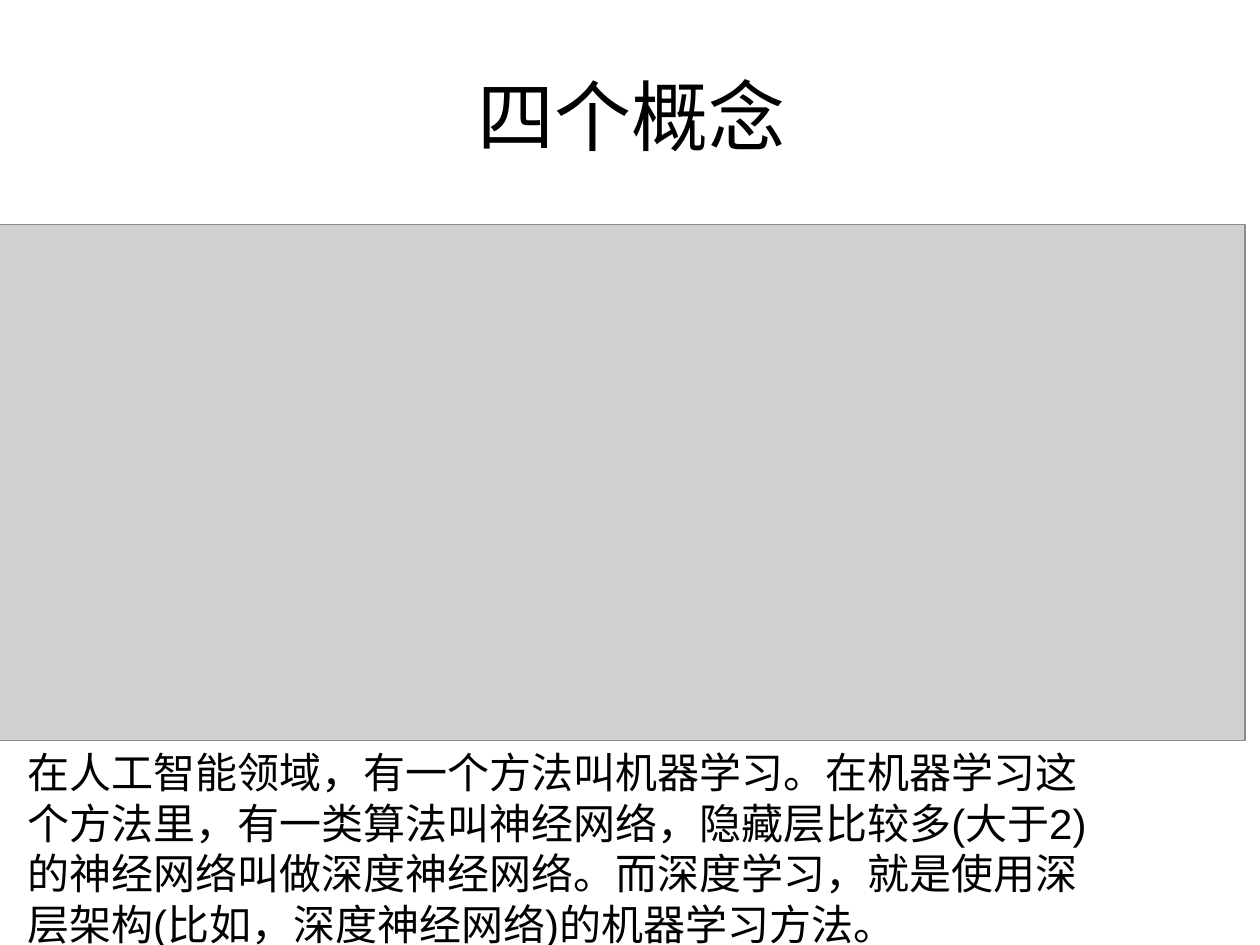
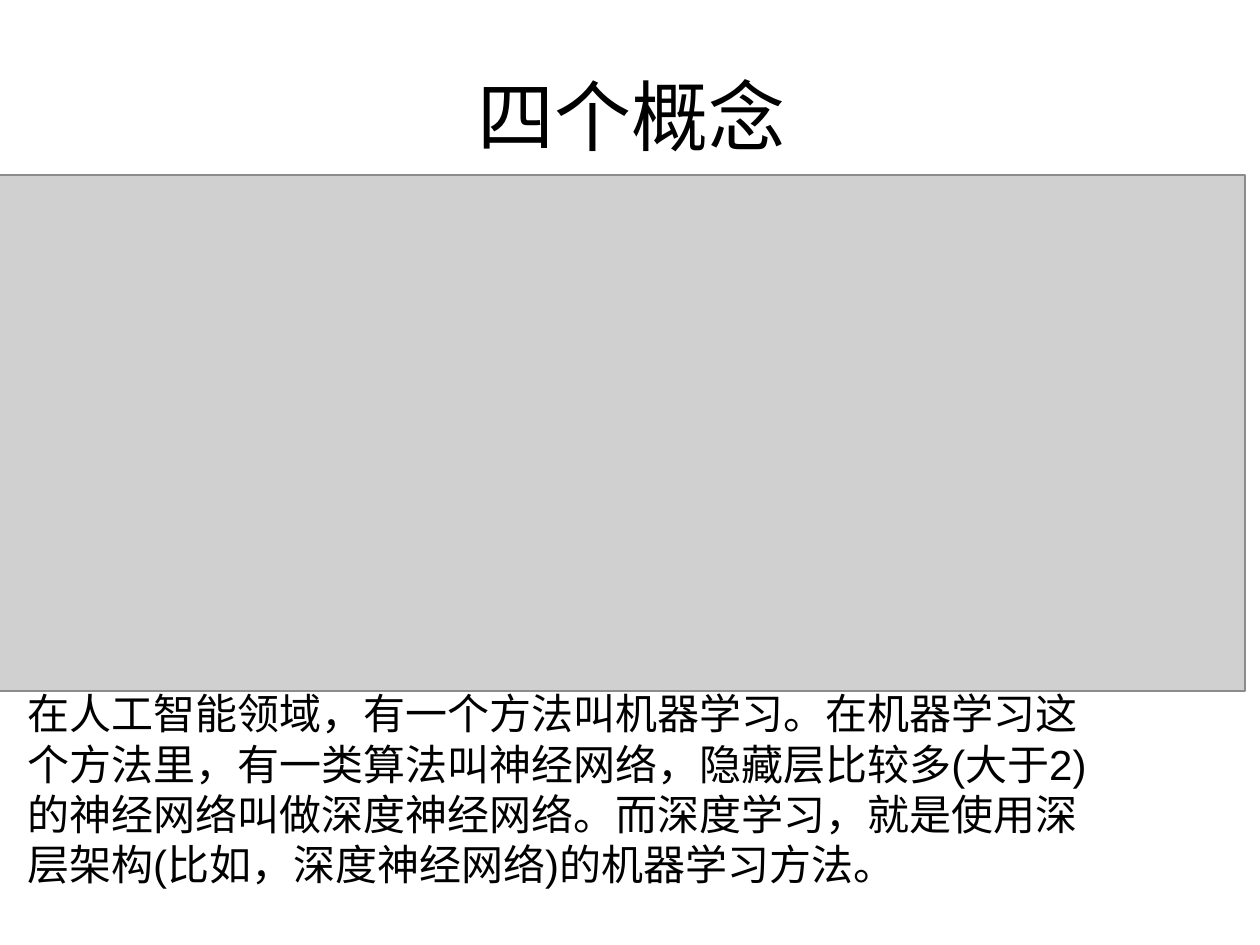
Before and after one commit to zhijie-ai/RL, a slide deck: slide 16 of rl-rec-practice/topk/code/AI的过去现在及未来.ppt (slide 14 before the commit). Drawn at 1260x945 pixels with LibreOffice and Linux fonts; fonts in the diff are those of the drawing; grey boxes stand for pictures. Boxes give left, top, right and bottom in pixels: in the first picture for what was removed or moved away, otherwise in the second. Text is boxed around its words. In the diff, an @@ line names an element or a change of style, - is before the commit and + after.

```diff
--- a/rl-rec-practice/topk/code/AI的过去现在及未来.ppt
+++ b/rl-rec-practice/topk/code/AI的过去现在及未来.ppt
@@ picture: place and size @@
-picture at (0,224,1245,741)
+picture at (0,175,1245,692)
@@ text "在人工智能领域，有一个方法叫机器学习。在机器学习这" rewrapped from (27,752,1086,945) to (27,687,1086,889) @@
```
Also in this commit, not shown: 7 other slides changed, 19 slides added, 1 slide removed, 8 other files.
